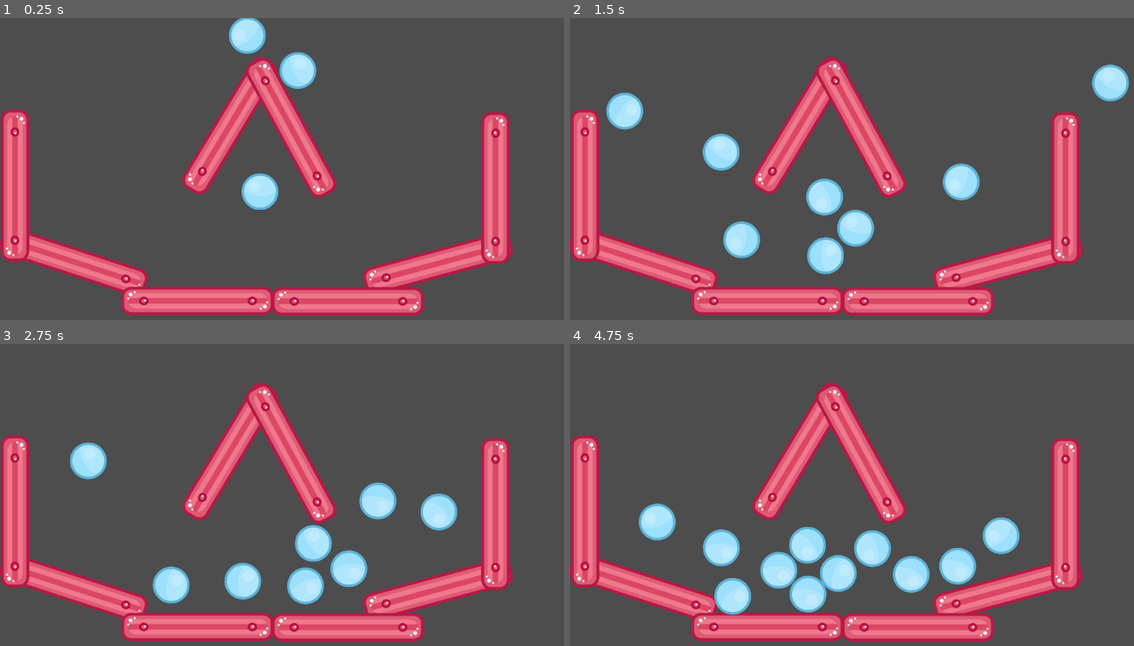
Above: before the commit, frames 1-4 (two rows, left to right).
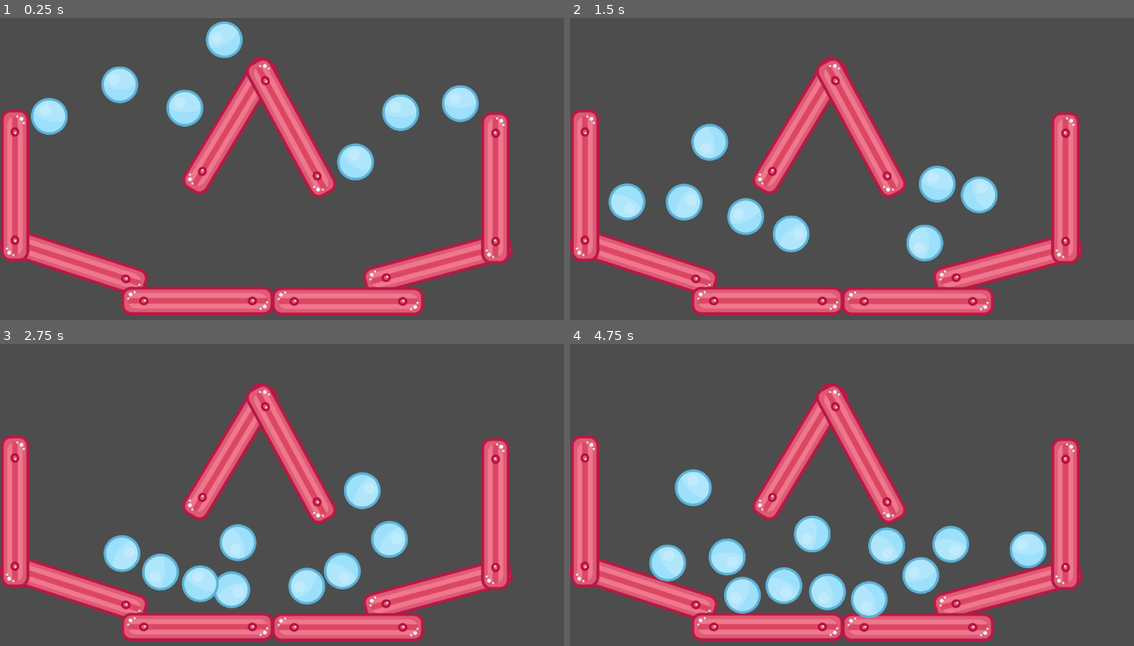
Above: after the commit, the same moments.

Repository: ethandav/learning-godot
Game: Godot game, scene res://Main.tscn
Two runs of this game, one before a commit and one after it. Both use one fixed random seed, a clock stepped at 60 frames per second and the inputs below.
Inputs (mouse positions are in pixels of both pictures, inside the frame that each line leads up to):
- Up to frame 1 (0.25 s): no input
- Up to frame 2 (1.5 s): move the mouse to (981, 162) at 0.52 s; press the mouse at (981, 162) at 0.53 s; move the mouse to (739, 196) at 1.27 s; release the mouse at (739, 196) at 1.28 s; click (739, 196) at 1.35 s
- Up to frame 3 (2.75 s): move the mouse to (344, 434) at 2.02 s; press the mouse at (344, 434) at 2.03 s
- Up to frame 4 (4.75 s): move the mouse to (829, 567) at 2.77 s; release the mouse at (829, 567) at 2.78 s; click (829, 567) at 2.85 s; move the mouse to (1026, 552) at 3.52 s; press the mouse at (1026, 552) at 3.53 s; move the mouse to (682, 455) at 4.27 s; release the mouse at (682, 455) at 4.28 s; click (682, 455) at 4.35 s

The runs differ from the first frame. In frame 1, 6.2% of the frame differs, in the area x 5-85%, y 0-64%; in frame 2, 9.1%; in frame 3, 7.5%; in frame 4, 10%, in the area x 12-85%, y 41-91%.

Commit message:
Editing instance

Diff:
--- a/instancing_starter/Main.tscn
+++ b/instancing_starter/Main.tscn
@@ -31,6 +31,9 @@
 
 [sub_resource type="PhysicsMaterial" id="9"]
 bounce = 0.5
+
+[sub_resource type="PhysicsMaterial" id="PhysicsMaterial_vcbq7"]
+bounce = 1.0
 
 [node name="Main" type="Node"]
 script = ExtResource("1")
@@ -133,22 +136,24 @@
 shape = SubResource("2")
 
 [node name="Ball" parent="." instance=ExtResource("2")]
-position = Vector2(529, -44)
+position = Vector2(493, 18)
 
 [node name="Ball2" parent="." instance=ExtResource("2")]
-position = Vector2(529, -44)
+position = Vector2(926, 59)
 
 [node name="Ball3" parent="." instance=ExtResource("2")]
-position = Vector2(529, -44)
+position = Vector2(686, 35)
+gravity_scale = 10.0
 
 [node name="Ball4" parent="." instance=ExtResource("2")]
-position = Vector2(529, -44)
+position = Vector2(372, 68)
 
 [node name="Ball5" parent="." instance=ExtResource("2")]
-position = Vector2(529, -44)
+position = Vector2(241, 21)
 
 [node name="Ball6" parent="." instance=ExtResource("2")]
-position = Vector2(529, -44)
+position = Vector2(90, 93)
 
 [node name="Ball7" parent="." instance=ExtResource("2")]
-position = Vector2(529, -44)
+position = Vector2(806, 77)
+physics_material_override = SubResource("PhysicsMaterial_vcbq7")
Not shown: 1 places in instancing_starter/Main.tscn that only renumber resources
